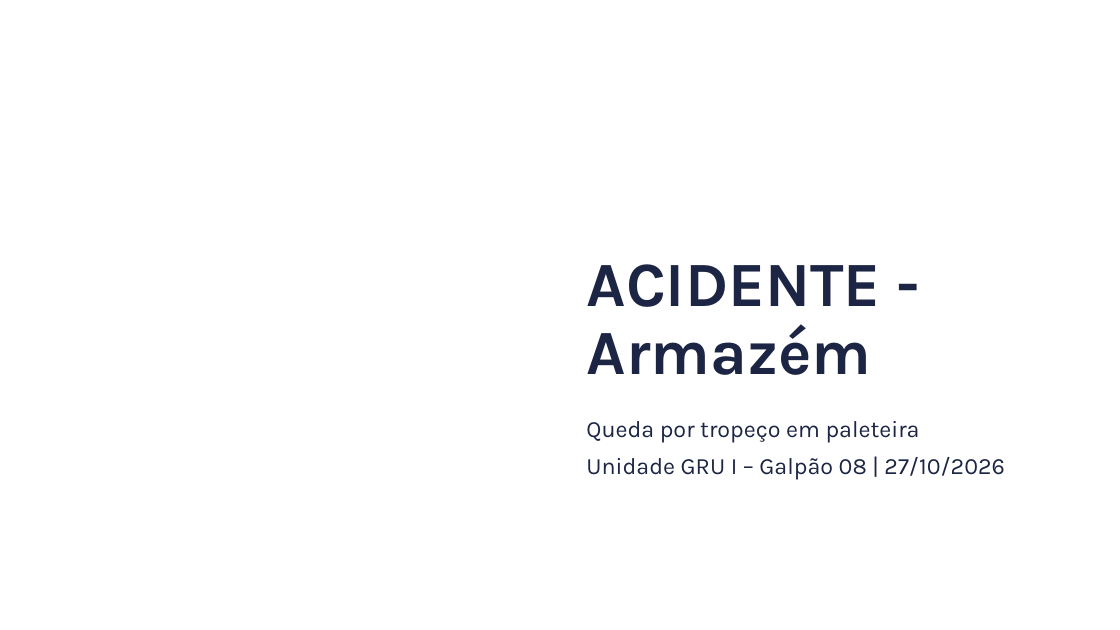
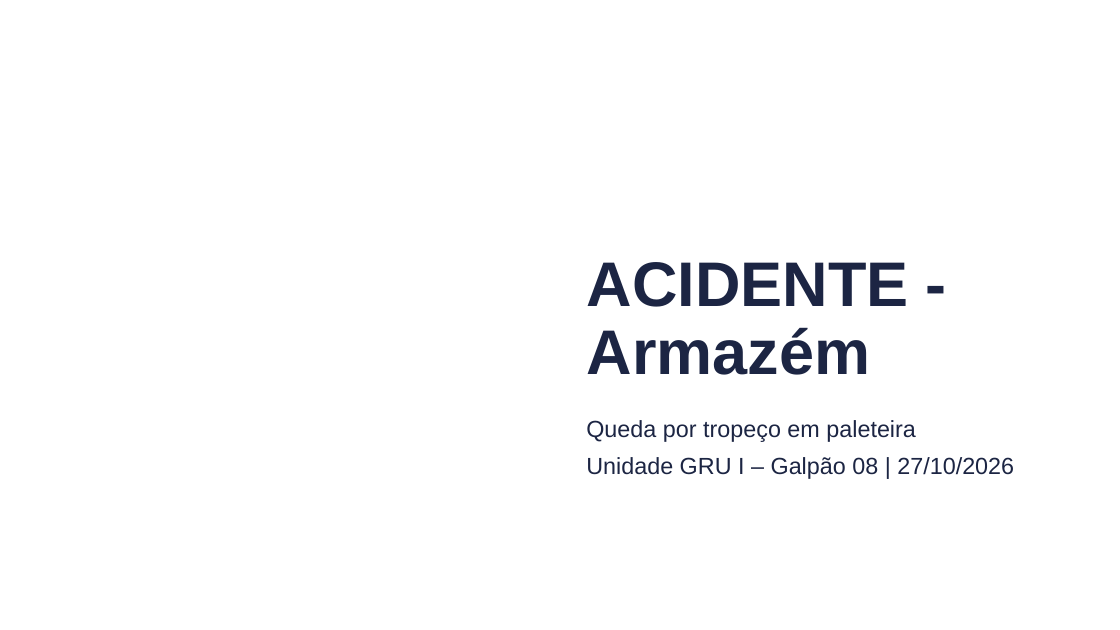
Before and after one commit to luantavarez9/hospital-seguro, a slide deck: slide 1 of entrega_acidente_GRU1/Apresentacao_Ocorrencia_Acidente_GRU_I.pptx. Drawn at 1120x630 pixels with LibreOffice and Linux fonts; fonts in the diff are those of the drawing; background and template pictures are left out. Boxes give left, top, right and bottom in pixels: in the first picture for what was removed or moved away, otherwise in the second. Text is boxed around its words. In the diff, an @@ line names an element or a change of style, - is before the commit and + after.

```diff
--- a/entrega_acidente_GRU1/Apresentacao_Ocorrencia_Acidente_GRU_I.pptx
+++ b/entrega_acidente_GRU1/Apresentacao_Ocorrencia_Acidente_GRU_I.pptx
@@ title "ACIDENTE - Armazém" at [587,262,909,375]: font Karla to Arial @@
@@ subtitle "Queda por tropeço em paleteira" at [586,420,1014,479]: font Karla to Arial @@
```
Also in this commit, not shown: 23 other slides changed, 31 other files.
